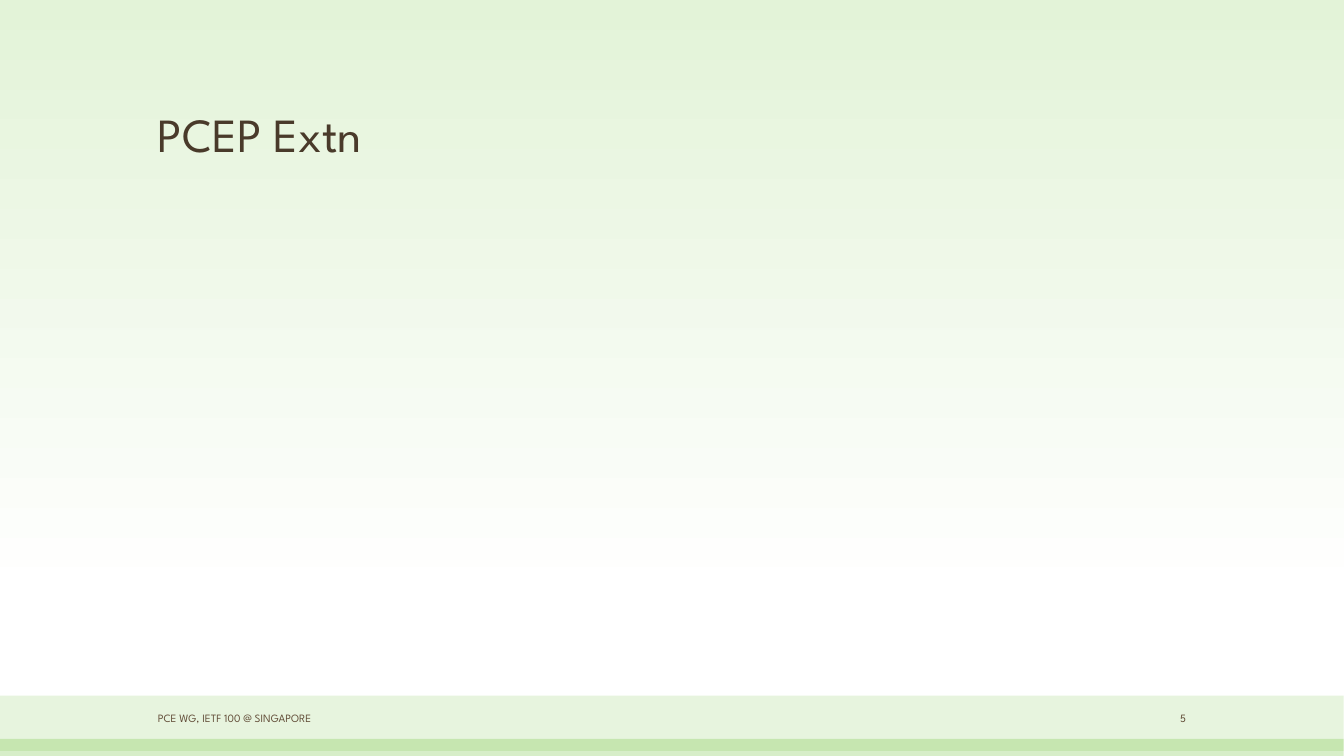
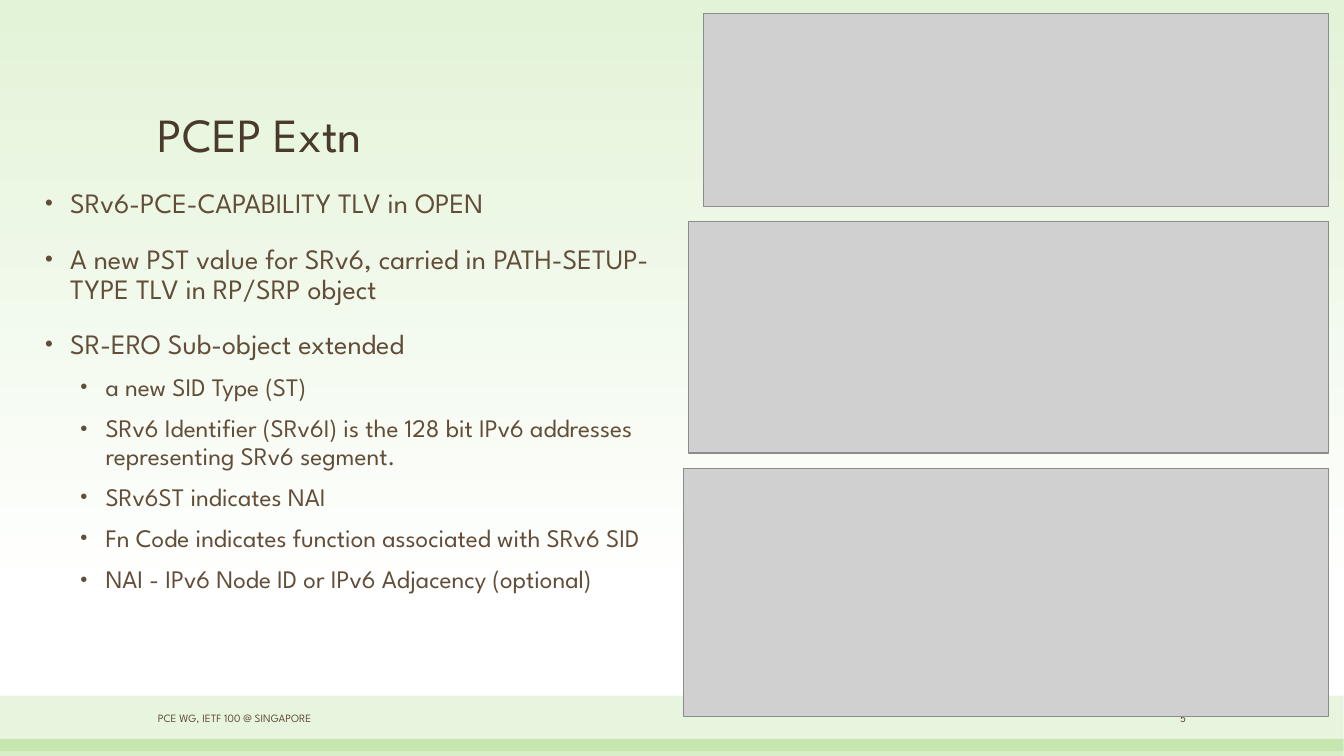
Before and after one commit to dhruvdhody-huawei/100, a slide deck: slide 5 of PCEP Extensions for Segment Routing leveraging the IPv6.pptx. Drawn at 1344x756 pixels with LibreOffice and Linux fonts; fonts in the diff are those of the drawing; grey boxes stand for pictures. Boxes give left, top, right and bottom in pixels: in the first picture for what was removed or moved away, otherwise in the second. Text is boxed around its words. In the diff, an @@ line names an element or a change of style, - is before the commit and + after.

```diff
--- a/PCEP Extensions for Segment Routing leveraging the IPv6.pptx
+++ b/PCEP Extensions for Segment Routing leveraging the IPv6.pptx
@@ picture added at <box>704,13,1329,207</box> @@
@@ text added at <box>70,194,649,594</box>, 18 pt, text #624D38 @@
+• SRv6-PCE-CAPABILITY TLV in OPEN
+• A new PST value for SRv6, carried in PATH-SETUP-TYPE TLV in RP/SRP object
+• SR-ERO Sub-object extended
+  • a new SID Type (ST)
+  • SRv6 Identifier (SRv6I) is the 128 bit IPv6 addresses representing SRv6 segment.
+  • SRv6ST indicates NAI
+  • Fn Code indicates function associated with SRv6 SID
+  • NAI - IPv6 Node ID or IPv6 Adjacency (optional)
@@ picture added at <box>689,222,1329,454</box> @@
@@ picture added at <box>684,469,1329,717</box> @@
```
Also in this commit, not shown: 5 other slides changed, 1 other file.
